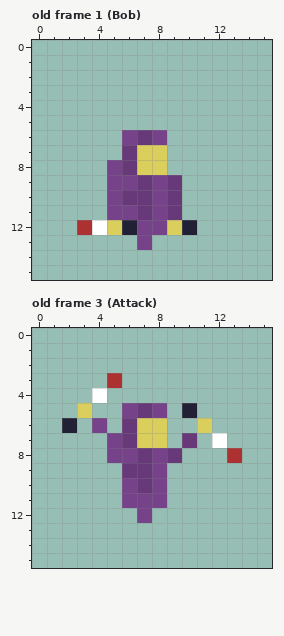
One commit to this pixel-art file: art/ase/ghoul.aseprite. This is how it looked before the edit.
16x16 pixels, 8 frames. Shown: old frame 1 (Bob), old frame 3 (Attack). The commit also changed other frames, which this record leaves out.
And afterwards:
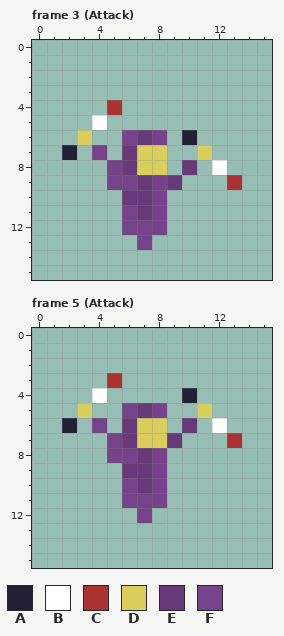
Palette (. is transparent): A #222034  B #ffffff  C #ac3232  D #dace5d  E #673979  F #76428a
A new or re-ordered frame is compared with the old frame closest to it.
Message: tweak ghoul attack sprites add teleport state to ghoul
Changes in this commit:
frames 8 -> 11
Frame 3 (Attack) is new; against old frame 1 (Bob), layer "Layer 1":
y 4: x 5 . -> C
y 5: x 4 . -> B
y 6: x 3 . -> D; x 10 . -> A
y 7: x 2 . -> A; x 4 . -> F; x 11 . -> D
y 8: x 10 . -> E; x 12 . -> B
y 9: x 13 . -> C
y 10..11: x 5 F -> .; x 9 E -> .
y 12: x 3..6 CBDA -> ...F; x 9..10 DA -> ..
Frame 5 (Attack) is new; against old frame 3 (Attack), layer "Layer 1":
y 4: x 10 . -> A
y 5: x 10..11 A. -> .D
y 6: x 10..12 .D. -> E.B
y 7: x 9..10 .E -> E.; x 12..13 B. -> .C
y 8: x 9 E -> .; x 13 C -> .
Where, in picture pixels (left, top, right, bottom), the same in both pictures:
changed: (62, 100, 242, 235)
changed: (167, 388, 242, 463)
